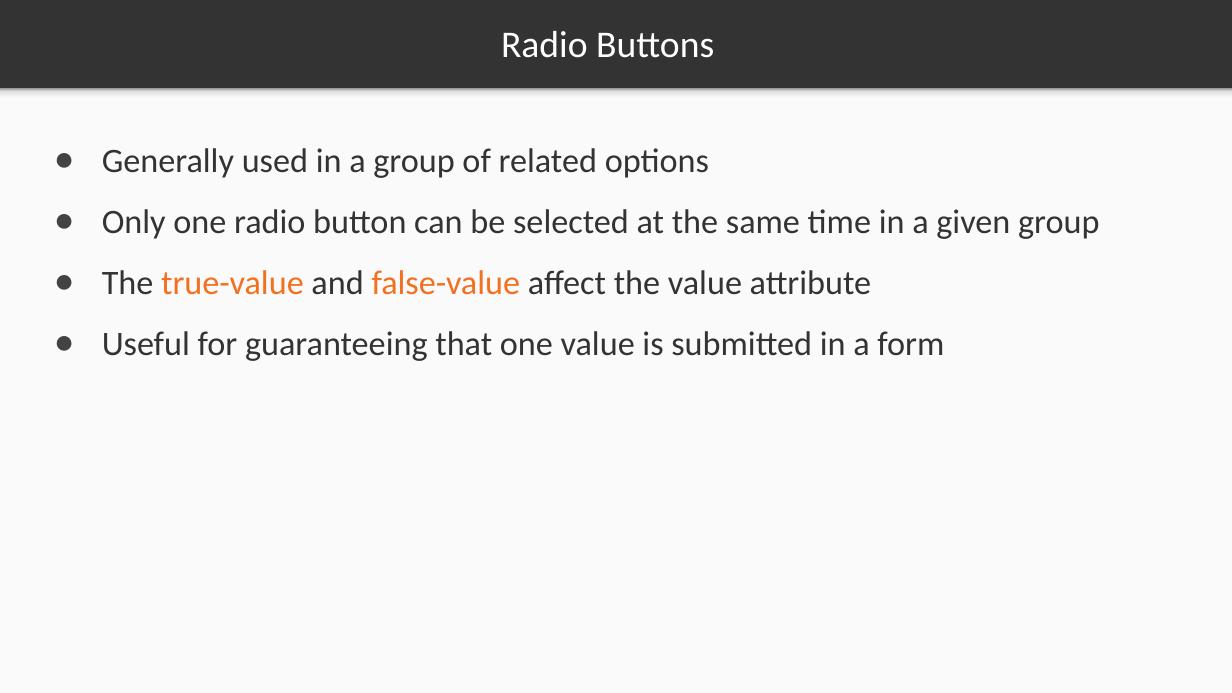
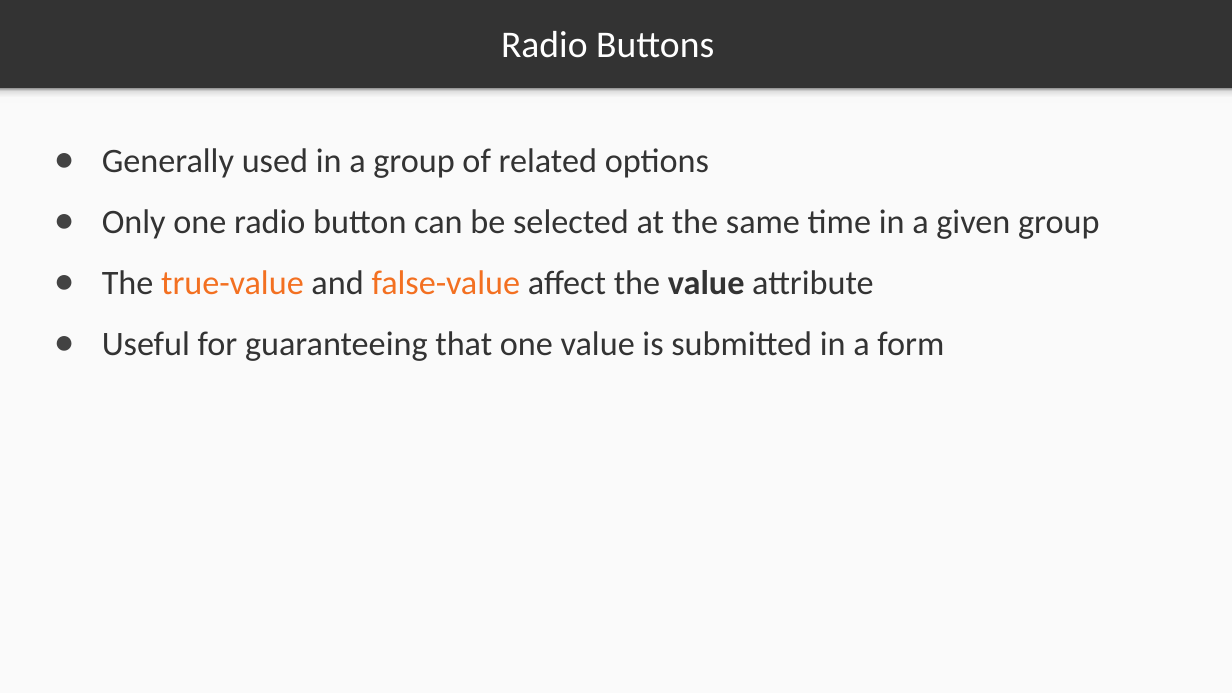
Before and after one commit to PacktPublishing/Troubleshooting-Vue.js, a slide deck: slide 2 of Section 4/Video 4.4/4.4.pptx. Drawn at 1232x693 pixels with LibreOffice and Linux fonts; fonts in the diff are those of the drawing. Boxes give left, top, right and bottom in pixels: in the first picture for what was removed or moved away, otherwise in the second. Text is boxed around its words. In the diff, an @@ line names an element or a change of style, - is before the commit and + after.

```diff
--- a/Section 4/Video 4.4/4.4.pptx
+++ b/Section 4/Video 4.4/4.4.pptx
@@ text at [102, 270, 874, 295]: bold on in "value" @@
```
Also in this commit, not shown: 1 other slide changed, 3 other files.
